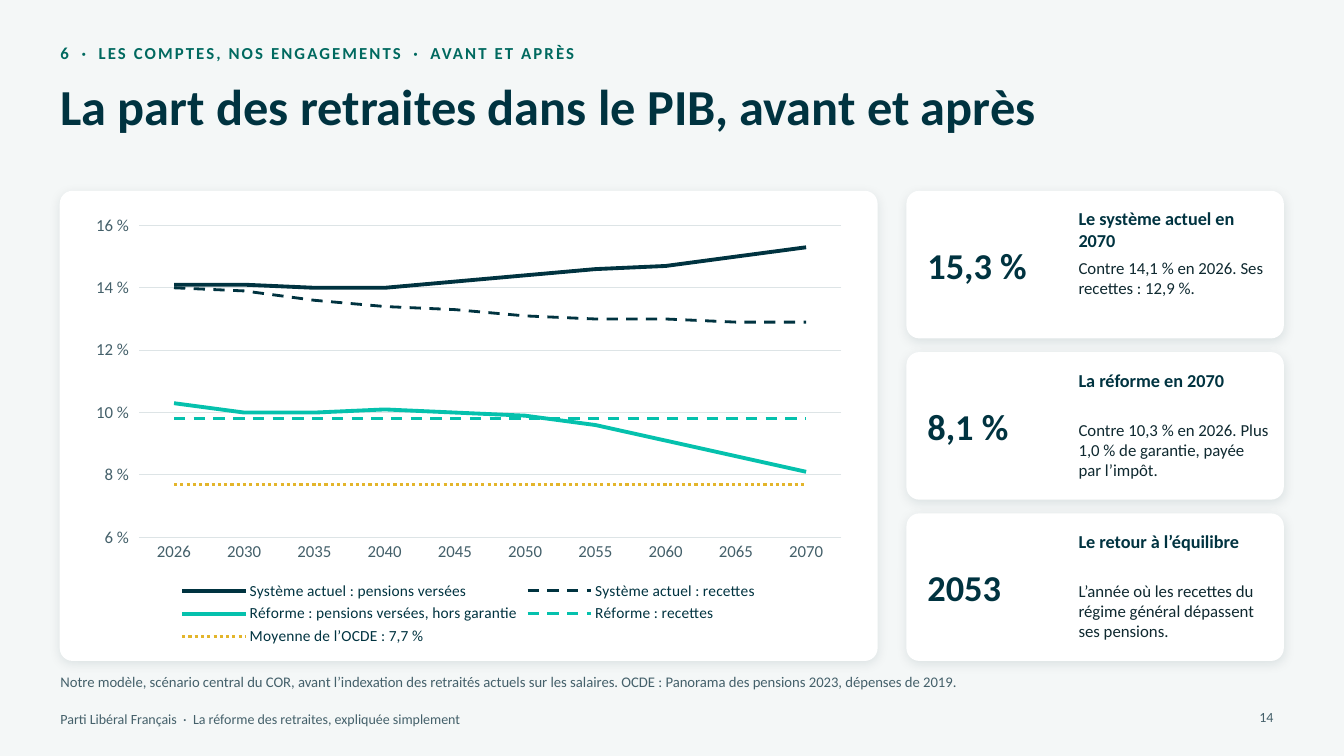
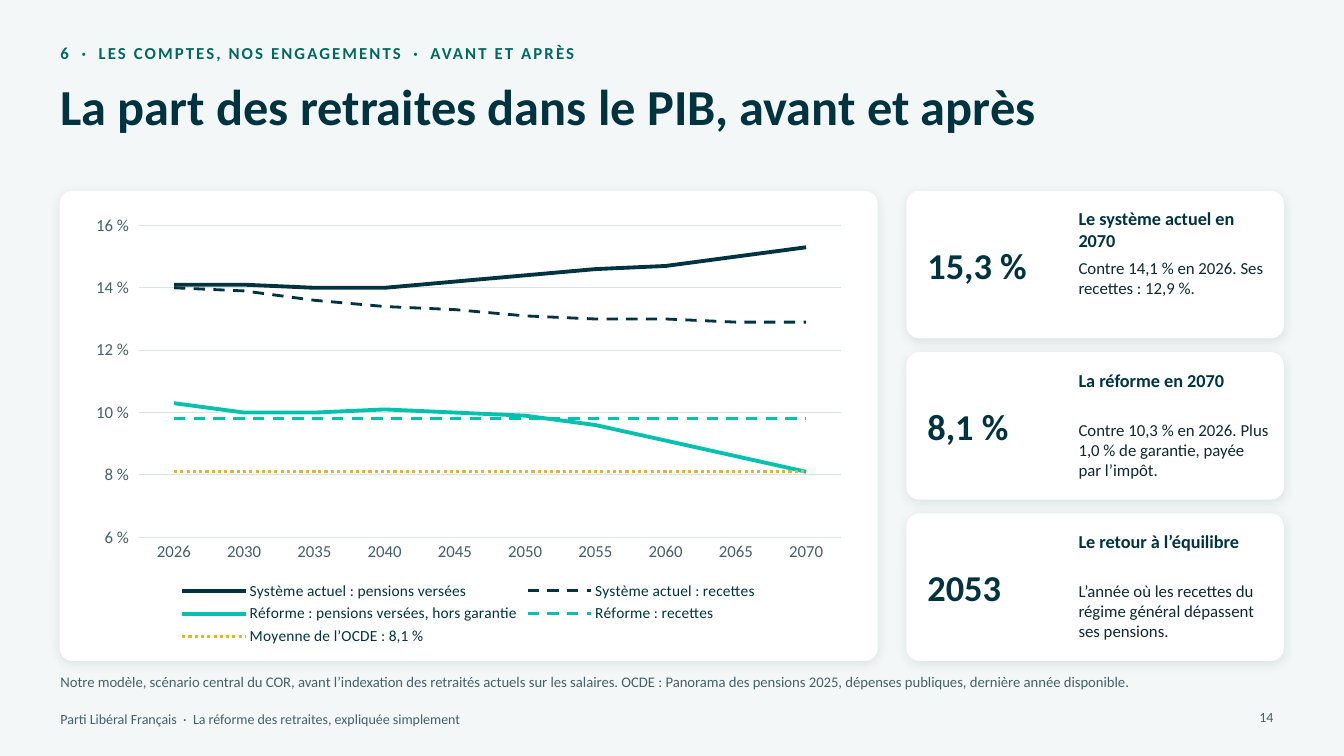
Before and after one commit to g-pliberal/retraitecomptenotionelle, a slide deck: slide 14 of docs/presentation_adherents_17_novembre_2026.pptx. Drawn at 1344x756 pixels with LibreOffice and Linux fonts; fonts in the diff are those of the drawing. Boxes give left, top, right and bottom in pixels: in the first picture for what was removed or moved away, otherwise in the second. Text is boxed around its words. In the diff, an @@ line names an element or a change of style, - is before the commit and + after.

```diff
--- a/docs/presentation_adherents_17_novembre_2026.pptx
+++ b/docs/presentation_adherents_17_novembre_2026.pptx
@@ line chart at [81, 207, 857, 650] @@
-Moyenne de l’OCDE : 7,7 %: 7.7, 7.7, 7.7, 7.7, 7.7, 7.7, 7.7, 7.7, 7.7, 7.7
+Moyenne de l’OCDE : 8,1 %: 8.1, 8.1, 8.1, 8.1, 8.1, 8.1, 8.1, 8.1, 8.1, 8.1
@@ text at [60, 677, 1129, 690]: text changed @@
-Notre modèle, scénario central du COR, avant l’indexation des retraités actuels sur les salaires. OCDE : Panorama des pensions 2023, dépenses de 2019.
+Notre modèle, scénario central du COR, avant l’indexation des retraités actuels sur les salaires. OCDE : Panorama des pensions 2025, dépenses publiques, dernière année disponible.
```
